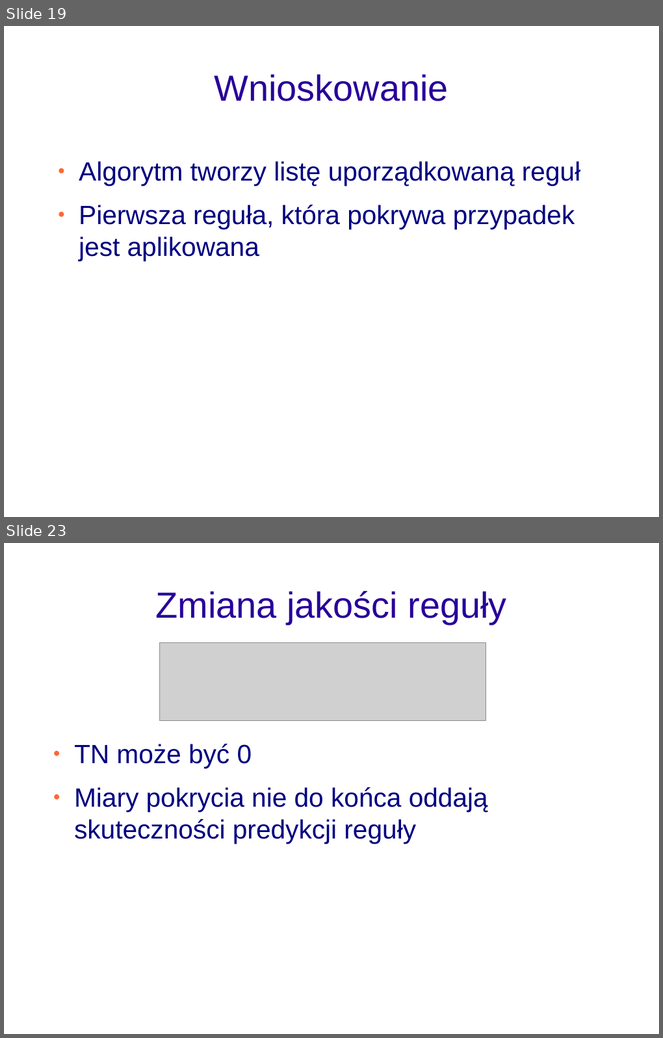
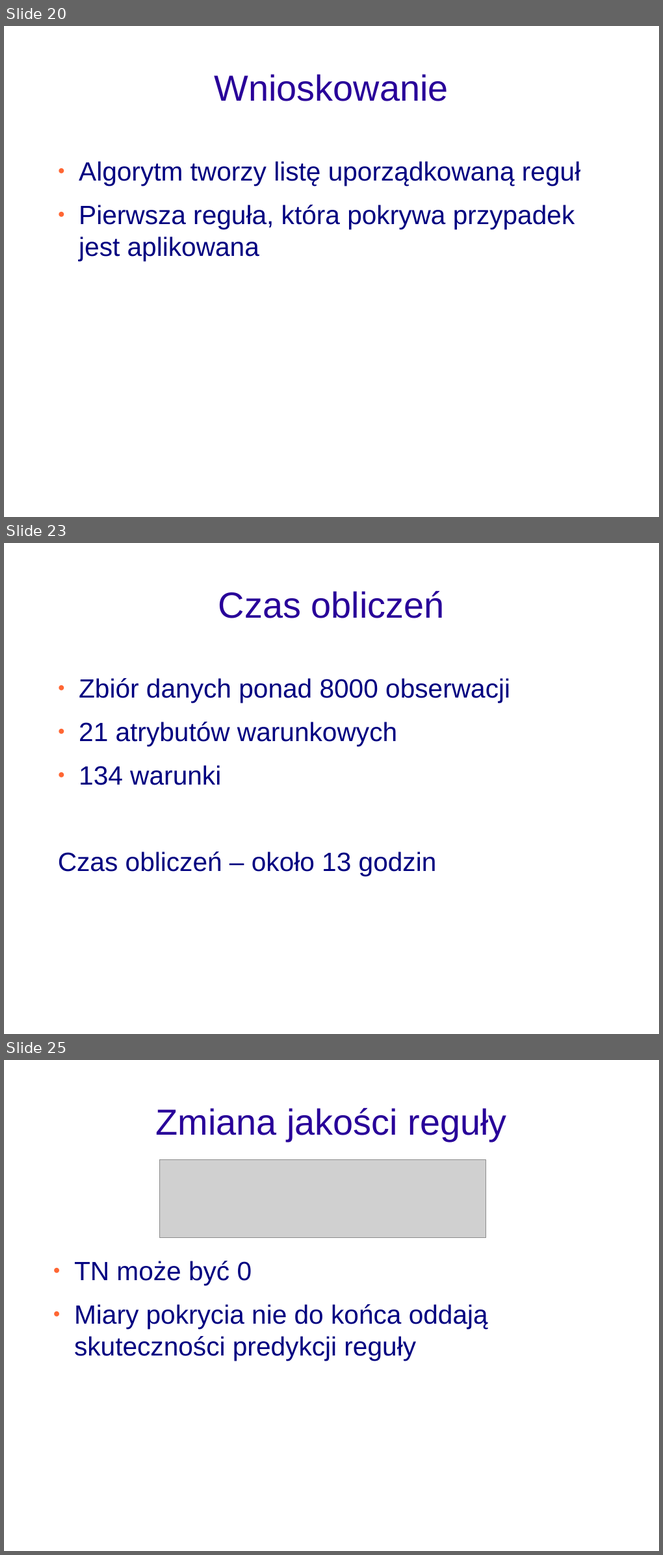
Before and after one commit to adriansidor/antminer, a slide deck: prezentacja_pracy_magisterskiej.odp. Shown one above the other, each under a label of ours: slides 19 and 23 before the commit, slides 20, 23 and 25 after it; the slides between them are not shown. The pictures are 663x1038 and 663x1555 pixels, drawn with LibreOffice and Linux fonts; fonts in the diff are those of the drawing; grey boxes stand for pictures; background and template pictures are left out. Boxes give left, top, right and bottom in pixels: in the first picture for what was removed or moved away, otherwise in the second. Text is boxed around its words. In the diff, an @@ line names an element or a change of style, - is before the commit and + after.

```diff
--- a/prezentacja_pracy_magisterskiej.odp
+++ b/prezentacja_pracy_magisterskiej.odp
@@ slide 23 added at (x1=4, y1=543, x2=659, y2=1034), background picture (left out) @@
@@ title added at (x1=218, y1=591, x2=445, y2=618), 44 pt, text #280099 @@
+Czas obliczeń
@@ text added at (x1=58, y1=678, x2=510, y2=876), 32 pt, text #000080 @@
+● Zbiór danych ponad 8000 obserwacji
+● 21 atrybutów warunkowych
+● 134 warunki
+Czas obliczeń – około 13 godzin
@@ what was slide 19 is now slide 20 @@
@@ what was slide 23 is now slide 25 @@
```
Also in this commit, not shown: 17 slides changed, 4 other slides added, 7 slides removed, 1 other file.
